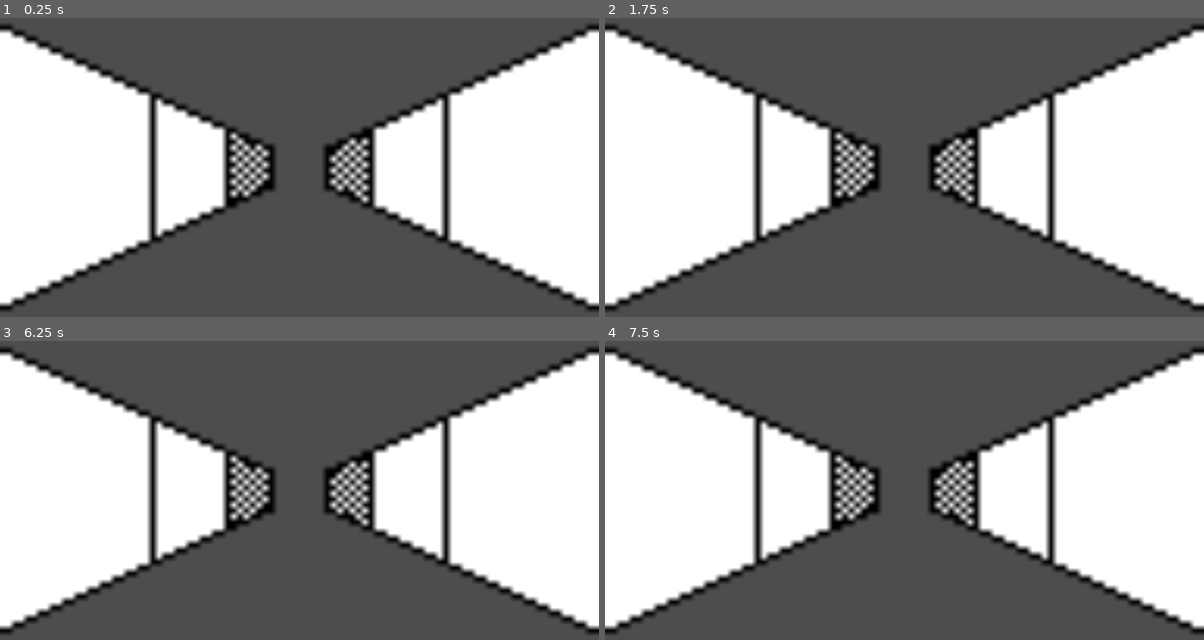
Above: before the commit, frames 1-4 (two rows, left to right).
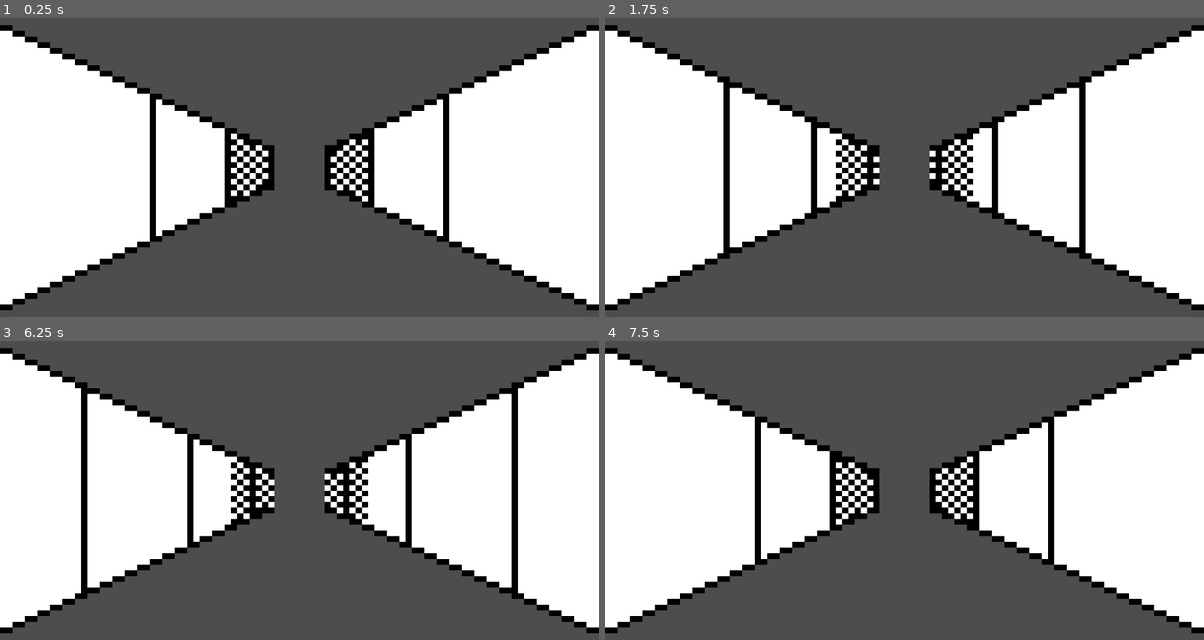
Above: after the commit, the same moments.

Repository: tjpalmer/darkvision
Game: Godot game, scene res://game.tscn
Two runs of this game, one before a commit and one after it. Both use one fixed random seed, a clock stepped at 60 frames per second and the inputs below. Before the commit the project has no main scene; this scene is started directly in both runs.
Inputs:
- Up to frame 1 (0.25 s): no input
- Up to frame 2 (1.75 s): tap Enter at 0.5 s; hold W (move_forward, bound only after the commit) 0.53-1.28 s
- Up to frame 3 (6.25 s): hold W (move_forward, bound only after the commit) 2.03-3.53 s; tap Space at 2.75, 4.25, 5.75 s; tap Enter at 3.5, 5 s; hold W (move_forward, bound only after the commit) from 5.78 s (still down)
- Up to frame 4 (7.5 s): keep holding W (move_forward, bound only after the commit)

The runs differ from the first frame. In frame 1, 8.4% of the frame differs, in the area x 0-100%, y 2-99%; in frame 2, 11%; in frame 3, 11%; in frame 4, 8.6%.

Commit message:
commit project file

Diff:
--- a/project.godot
+++ b/project.godot
@@ -11,8 +11,27 @@
 [application]
 
 config/name="Dark Vision"
+run/main_scene="uid://b0fkbyknpey0r"
 config/features=PackedStringArray("4.6", "GL Compatibility")
 config/icon="res://icon.svg"
+
+[input]
+
+move_forward={
+"deadzone": 0.2,
+"events": [Object(InputEventKey,"resource_local_to_scene":false,"resource_name":"","device":-1,"window_id":0,"alt_pressed":false,"shift_pressed":false,"ctrl_pressed":false,"meta_pressed":false,"pressed":false,"keycode":0,"physical_keycode":87,"key_label":0,"unicode":119,"location":0,"echo":false,"script":null)
+]
+}
+turn_left={
+"deadzone": 0.2,
+"events": [Object(InputEventKey,"resource_local_to_scene":false,"resource_name":"","device":-1,"window_id":0,"alt_pressed":false,"shift_pressed":true,"ctrl_pressed":false,"meta_pressed":false,"pressed":false,"keycode":0,"physical_keycode":65,"key_label":0,"unicode":65,"location":0,"echo":false,"script":null)
+]
+}
+turn_right={
+"deadzone": 0.2,
+"events": [Object(InputEventKey,"resource_local_to_scene":false,"resource_name":"","device":-1,"window_id":0,"alt_pressed":false,"shift_pressed":true,"ctrl_pressed":false,"meta_pressed":false,"pressed":false,"keycode":0,"physical_keycode":68,"key_label":0,"unicode":68,"location":0,"echo":false,"script":null)
+]
+}
 
 [physics]
 
@@ -20,6 +39,7 @@
 
 [rendering]
 
+textures/canvas_textures/default_texture_filter=0
 rendering_device/driver.windows="d3d12"
 renderer/rendering_method="gl_compatibility"
 renderer/rendering_method.mobile="gl_compatibility"
